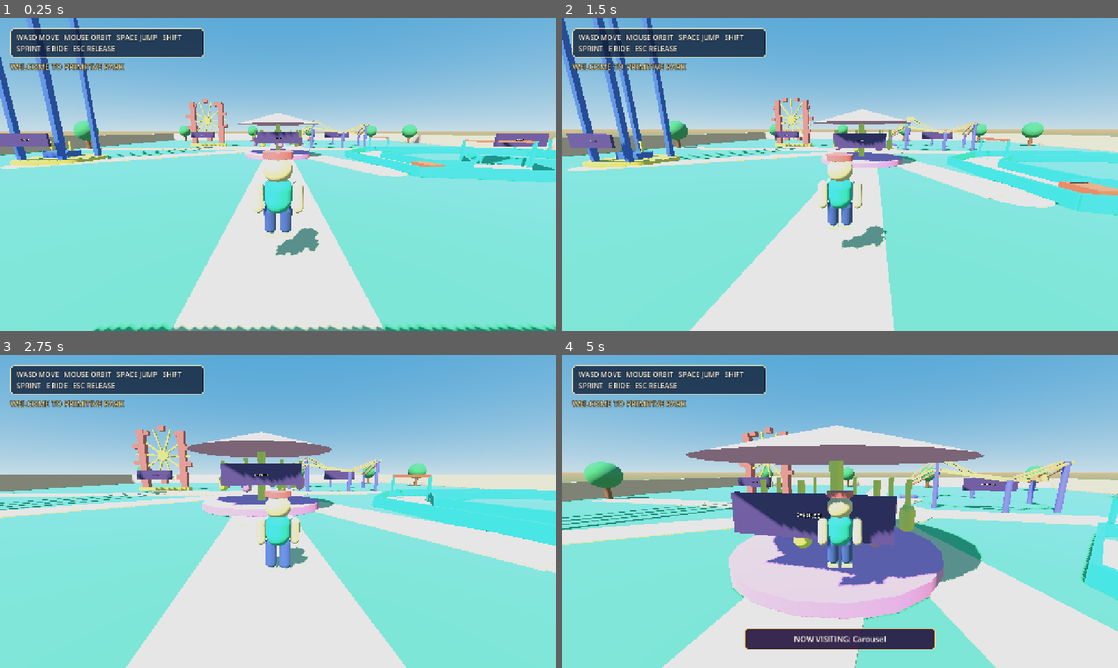
Above: before the commit, frames 1-4 (two rows, left to right).
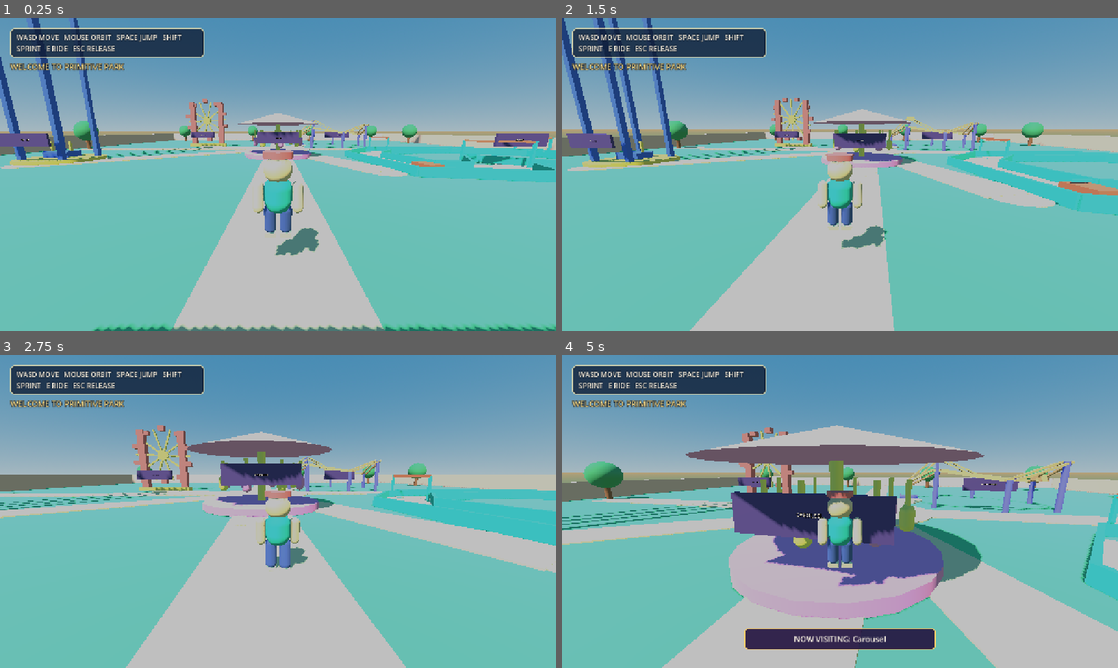
Above: after the commit, the same moments.

Repository: miya123123/primitive-park-walkthrough
Game: Godot game, scene res://scenes/Main.tscn
Same seed, same stepped clock (60 frames per second), same inputs: the game is played once before the commit and once after it.
Inputs (mouse positions are in pixels of both pictures, inside the frame that each line leads up to):
- Up to frame 1 (0.25 s): no input
- Up to frame 2 (1.5 s): tap Enter at 0.5 s; move the mouse to (867, 174) at 0.52 s; hold W (move_forward) from 0.53 s (still down); tap E (interact) at 0.6 s; click (867, 174) at 0.67 s; tap Space (jump) at 0.77 s; move the mouse to (812, 174) at 1.27 s; tap R at 1.35 s
- Up to frame 3 (2.75 s): keep holding W (move_forward); tap Space (jump) at 1.52 s; move the mouse to (289, 505) at 2.02 s; tap E (interact) at 2.1 s
- Up to frame 4 (5 s): keep holding W (move_forward); move the mouse to (834, 517) at 2.77 s; tap R at 2.85, 4.35 s; click (834, 517) at 2.92 s; tap Space (jump) at 3.02, 3.77, 4.52 s; move the mouse to (878, 514) at 3.52 s; tap E (interact) at 3.6 s; move the mouse to (795, 508) at 4.27 s

The runs differ from the first frame. In frame 1, 95% of the frame differs, in the area x 0-100%, y 0-100%; in frame 2, 94%; in frame 3, 93%; in frame 4, 86%.

Commit message:
fix: 画面輝度を0.75へ再調整

Diff:
--- a/my-game/src/main.gd
+++ b/my-game/src/main.gd
@@ -71,7 +71,7 @@
 	environment.ambient_light_energy = 0.75
 	environment.ambient_light_color = Color("#F4F7FF")
 	environment.adjustment_enabled = true
-	environment.adjustment_brightness = 0.9
+	environment.adjustment_brightness = 0.75
 	world_environment.environment = environment
 	add_child(world_environment)
 
--- a/my-game/tests/helpers/test_suite.gd
+++ b/my-game/tests/helpers/test_suite.gd
@@ -122,7 +122,7 @@
 		_assert(daylight_environment.environment != null, "daylight environment should provide an environment resource")
 		if daylight_environment.environment != null:
 			_assert(daylight_environment.environment.adjustment_enabled, "daylight environment brightness adjustment should be enabled")
-			_assert(is_equal_approx(daylight_environment.environment.adjustment_brightness, 0.9), "daylight environment brightness should be reduced to 0.9")
+			_assert(is_equal_approx(daylight_environment.environment.adjustment_brightness, 0.75), "daylight environment brightness should be reduced to 0.75")
 	_assert(park.get_node_or_null("FerrisWheel") != null, "ferris wheel node should be generated")
 	_assert(park.get_node_or_null("RollerCoaster") != null, "roller coaster node should be generated")
 	_assert(park.get_node_or_null("Carousel") != null, "carousel node should be generated")
Not shown, added: .agent/result/10_画面輝度再調整/Detail_画面輝度再調整_20260901131516.md
Not shown, added: .agent/result/10_画面輝度再調整/画面輝度0.75.png
Not shown, added: .agent/result/10_画面輝度再調整/画面輝度0.9.png
Not shown, added: .agent/result/10_画面輝度再調整/画面輝度再調整_20260901131516.md
